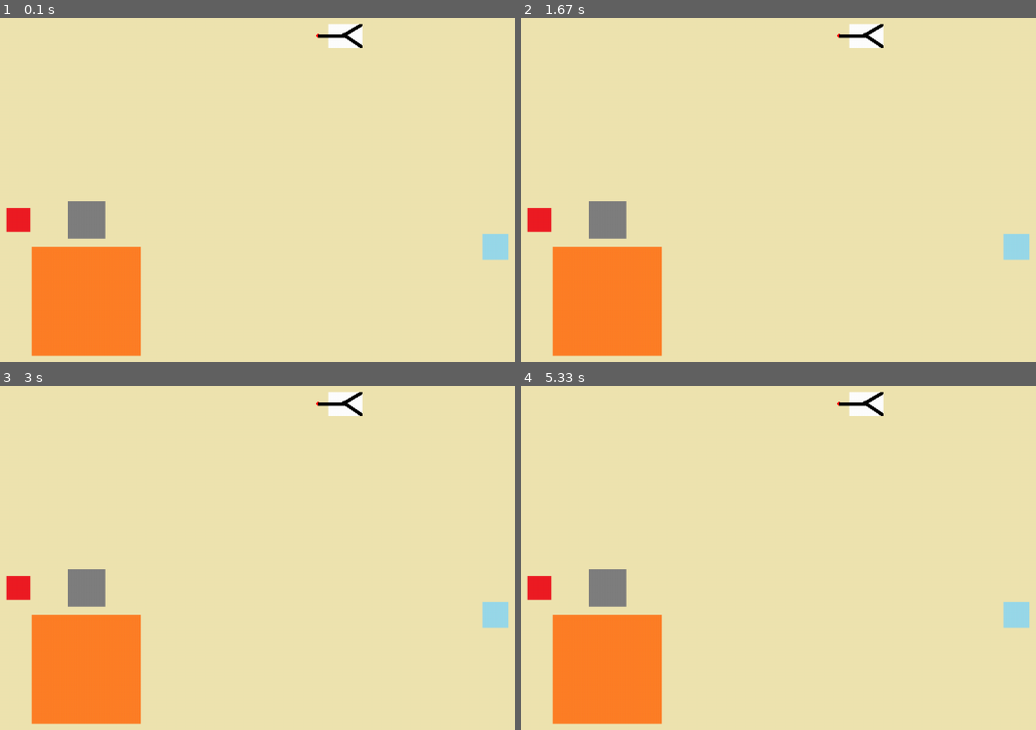
Above: before the commit, frames 1-4 (two rows, left to right).
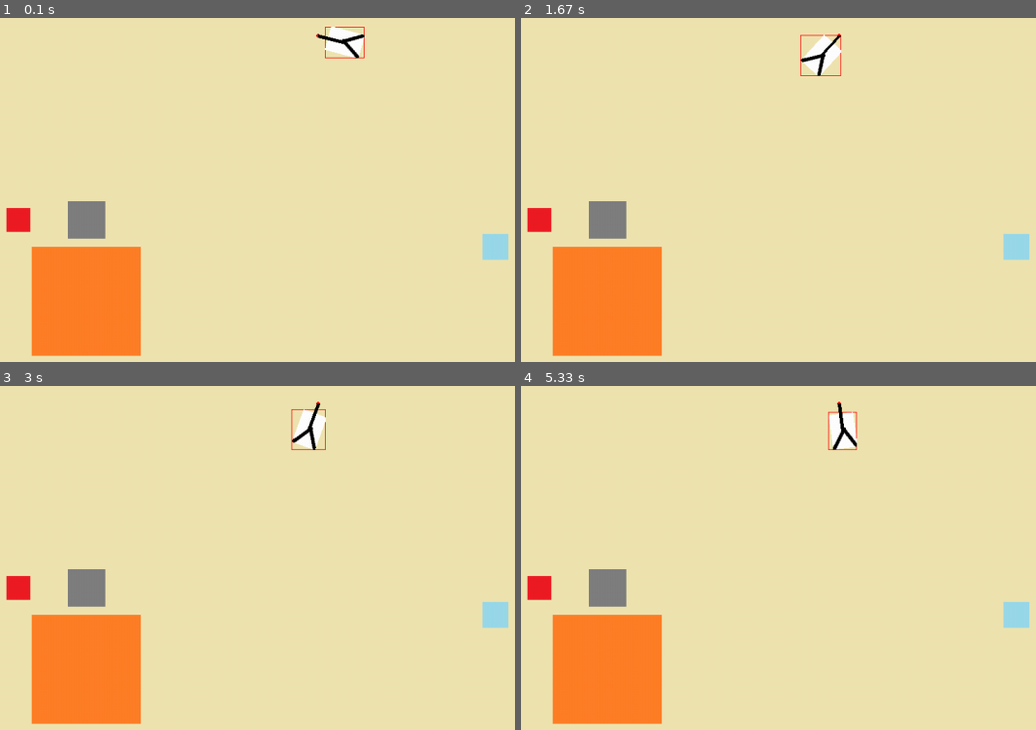
Above: after the commit, the same moments.

Repository: kjs2109/gold_mining_pygame
Game: pygame game, started from nadocoding_pygame.py
Two runs of this game, one before a commit and one after it. Both use one fixed random seed, a clock stepped at 60 frames per second and the inputs below.
Inputs:
- Up to frame 1 (0.1 s): no input
- Up to frame 2 (1.67 s): no input
- Up to frame 3 (3 s): no input
- Up to frame 4 (5.33 s): no input

The runs differ from the first frame. In frame 1, 0.6% of the frame differs, in the area x 61-71%, y 1-12%; in frame 2, 1.1%, in the area x 54-71%, y 1-17%; in frame 3, 1.1%; in frame 4, 1.1%.

Commit message:
8_claw_swing

Diff:
--- a/nadocoding_pygame.py
+++ b/nadocoding_pygame.py
@@ -1,4 +1,5 @@
-# pivot으로 부터 집게까지 직선 그리기
+# 집게를 좌우로 이동 시키기 and swing
+from lib2to3.pgen2.token import RIGHTSHIFTEQUAL
 import pygame
 import os
 
@@ -6,14 +7,41 @@
 class Claw(pygame.sprite.Sprite):
     def __init__(self, image, position):
         super().__init__()
-        self.image = image
-        self.rect = self.image.get_rect(center=position)
+        self.image = image # 계속 업데이트 되는 이미지, 집게는 계속 움직인다.
+        self.rect = self.image.get_rect(center=position) # 이미지가 변함에 따라 rotate 함수에서 계속 업데이트 됨
         self.position = position
         self.offset = pygame.math.Vector2(default_offset_x_claw)
 
-    def update(self):
-        rect_center = self.position + self.offset
-        self.rect = self.image.get_rect(center=rect_center)
+        self.angle = 10 # 초기 각도,  현재각도로 계속 업데이드
+        self.direction = LEFT
+        self.angle_speed = 2.5 # 집게의 각도 변경 폭(좌우 이동 속도)
+
+        self.original_image = self.image # rotate 할 때, 새로운 이미지가 계속 새성되는 것이므로 원본 이미지가 필요하다.
+
+    def update(self): # game 루프가 돌때마다 실행되는 함수
+        # angle은 계속 업데이트 된다.
+        if self.direction == LEFT:
+            self.angle += self.angle_speed
+        elif self.direction == RIGHT:
+            self.angle -= self.angle_speed
+
+        if self.angle < 10:
+            self.angle = 10
+            self.direction = LEFT
+        elif self.angle > 170:
+            self.angle = 170
+            self.direction = RIGHT
+
+        self.rotate() # ***
+
+    # claw 이미지가 회전하고 회전하는 offset을 적용시킨 좌표를 구해줌
+    def rotate(self):
+        self.image = pygame.transform.rotozoom(self.original_image, -self.angle, 1)
+
+        offset_rotated = self.offset.rotate(self.angle) # 변화하하는 각도에 따라 자동으로 변화하는 (x, y) 좌표를 구해준다. Vector2에서 제공하는 함수
+
+        self.rect = self.image.get_rect(center=self.position + offset_rotated) # 변화하는 claw 이미지에 따라 image의 center를 position에 고정시킨다.
+        pygame.draw.rect(screen, RED, self.rect, 1)           # > 이미지가 제자리에서 회전할 수 있다.
 
     def draw(self, screen):
         screen.blit(self.image, self.rect)
@@ -51,6 +79,8 @@
 
 # 게임 관련 변수
 default_offset_x_claw = (40, 0)
+LEFT = -1 # 왼쪽 방향
+RIGHT = 1 # 오른쪽 방향
 
 # 색 변수
 RED = (255, 0, 0)
